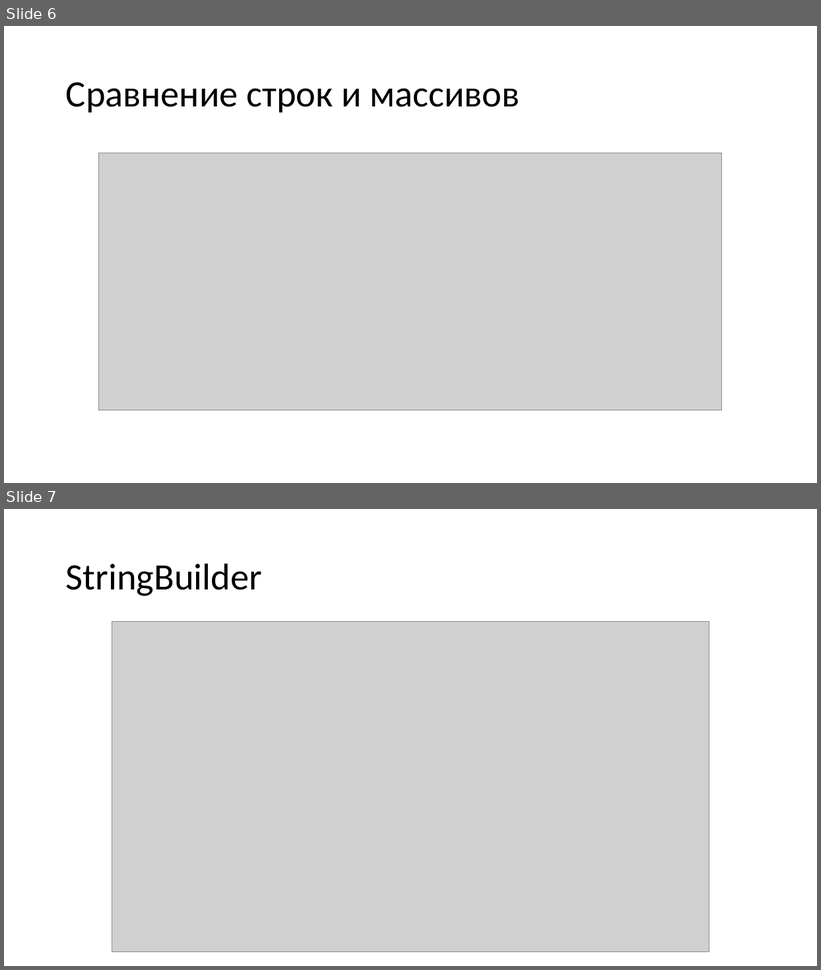
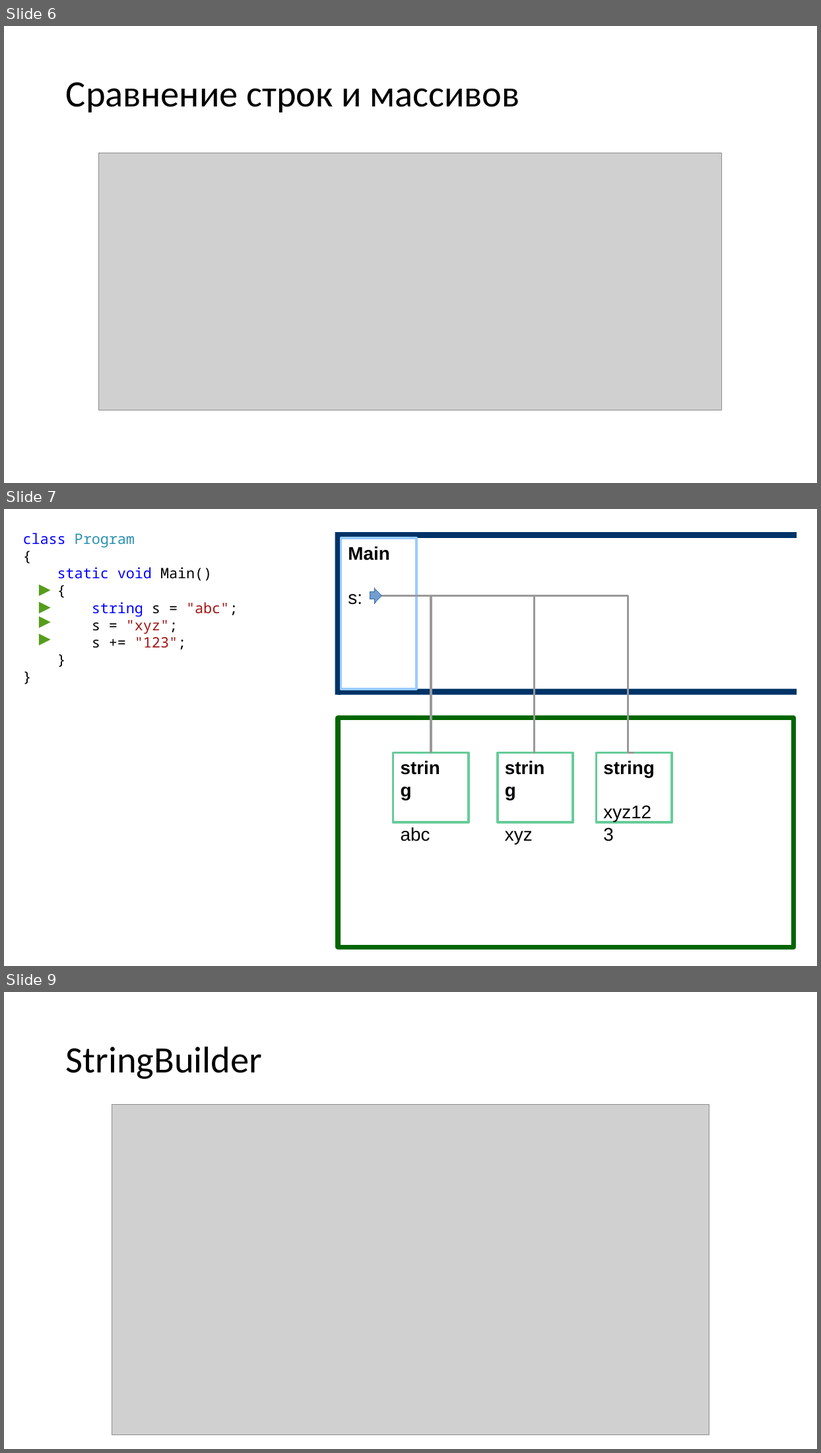
Before and after one commit to OrlovAndrei/RKIS, a slide deck: Занятие 5/Лекция 5.pptx. Shown one above the other, each under a label of ours: slides 6 and 7 before the commit, slides 6, 7 and 9 after it; the slides between them are not shown. The pictures are 821x970 and 821x1453 pixels, drawn with LibreOffice and Linux fonts; fonts in the diff are those of the drawing; grey boxes stand for pictures. Boxes give left, top, right and bottom in pixels: in the first picture for what was removed or moved away, otherwise in the second. Text is boxed around its words. In the diff, an @@ line names an element or a change of style, - is before the commit and + after.

```diff
--- a/Занятие 5/Лекция 5.pptx
+++ b/Занятие 5/Лекция 5.pptx
@@ slide 7 added at <box>4,509,817,966</box>, background #FFFFFF @@
@@ text added at <box>23,533,238,650</box>, 16.9 pt, text #0000FF @@
+class Program
+{
+static void Main()
+{
+string s = "abc";
+s = "xyz";
+s += "123";
+}
+}
@@ freeform shape added at <box>335,532,341,695</box>, fill #003366 @@
@@ freeform shape added at <box>338,532,797,538</box>, fill #003366 @@
@@ freeform shape added at <box>341,538,416,690</box>, outline #99CCFF 2.83 pt @@
@@ text added at <box>348,546,389,605</box>, 21.8 pt, text #000000, bold @@
+Main
+s:
@@ freeform shape added at <box>39,585,50,596</box>, fill #579D1C @@
@@ freeform shape added at <box>370,588,382,603</box>, fill #729FCF, outline #3465A4 0 pt @@
@@ freeform shape added at <box>39,601,50,613</box>, fill #579D1C @@
@@ elbow line added from (382, 595) to (431, 753), #999999 2.83 pt @@
@@ elbow line added from (382, 595) to (535, 753), #999999 2.83 pt @@
@@ elbow line added from (382, 595) to (634, 753), #999999 2.83 pt @@
@@ freeform shape added at <box>39,617,50,628</box>, fill #579D1C @@
@@ freeform shape added at <box>39,634,50,646</box>, fill #579D1C @@
@@ freeform shape added at <box>338,689,797,695</box>, fill #003366 @@
@@ freeform shape added at <box>338,718,795,948</box>, outline #006600 5.67 pt @@
@@ freeform shape added at <box>393,753,469,823</box>, outline #66CC99 2.83 pt @@
@@ freeform shape added at <box>498,753,573,823</box>, outline #66CC99 2.83 pt @@
@@ freeform shape added at <box>596,753,672,823</box>, outline #66CC99 2.83 pt @@
@@ text added at <box>603,760,654,778</box>, 21.8 pt, text #000000, bold @@
+string
+xyz123
@@ text added at <box>401,827,430,842</box>, 21.8 pt, text #000000, bold @@
+string
+abc
@@ text added at <box>505,831,533,844</box>, 21.8 pt, text #000000, bold @@
+string
+xyz
@@ what was slide 7 is now slide 9 @@
```
Also in this commit, not shown: 1 slide changed, 1 other slide added.
